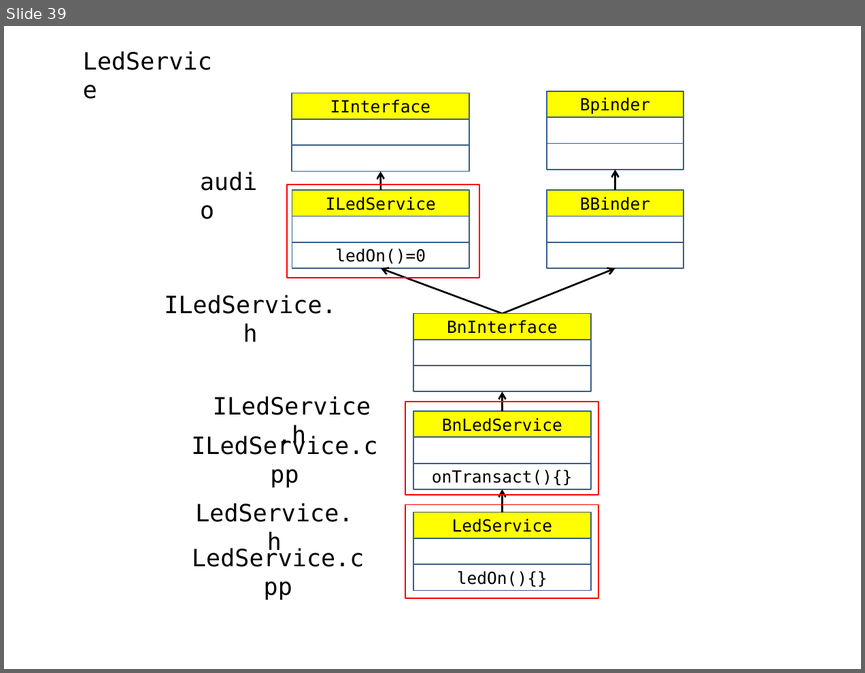
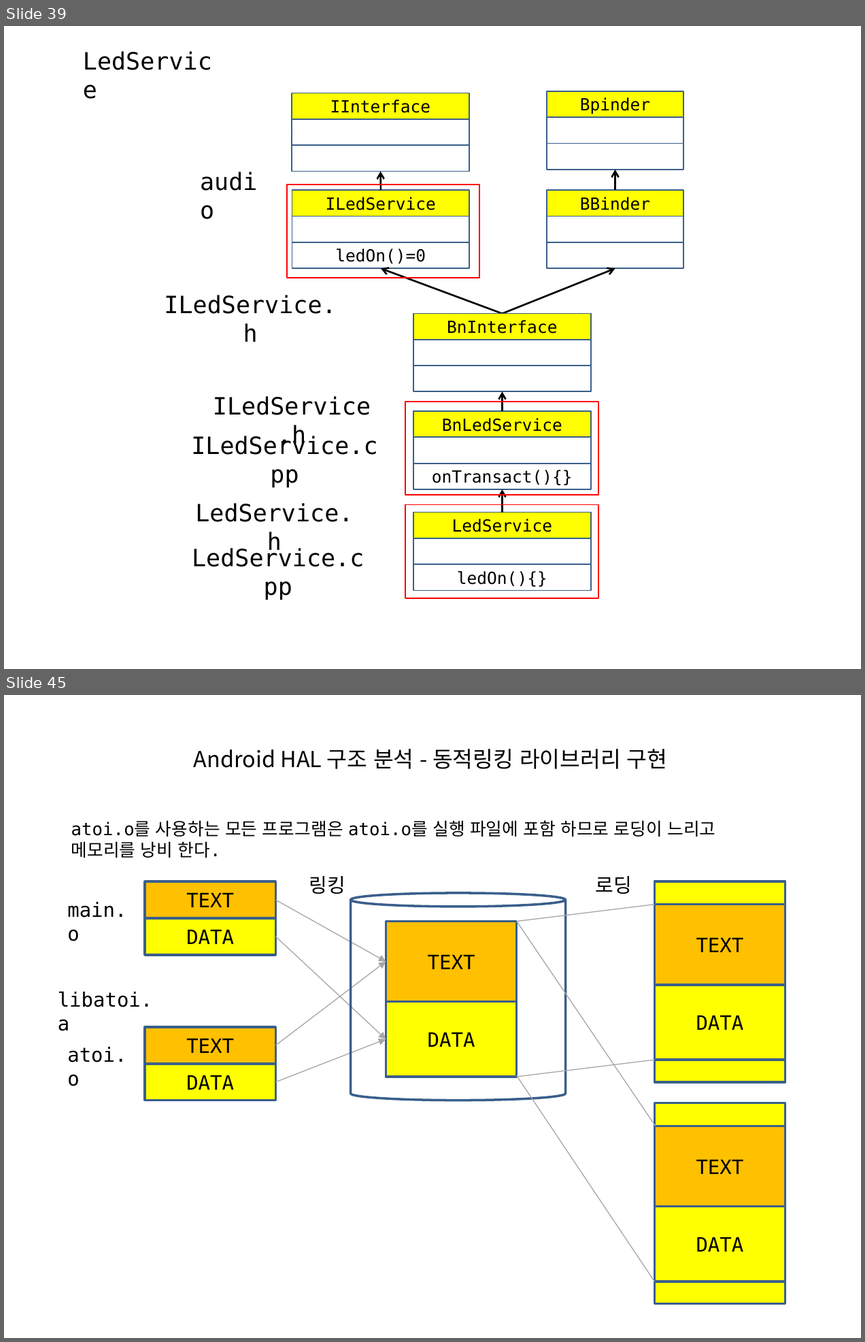
Before and after one commit to imguru-mooc/android-kernel, a slide deck: 05_day.pptx. Shown one above the other, each under a label of ours: slide 39 before the commit, slides 39 and 45 after it; the slides between them are not shown. The pictures are 865x673 and 865x1342 pixels, drawn with LibreOffice and Linux fonts; fonts in the diff are those of the drawing. Boxes give left, top, right and bottom in pixels: in the first picture for what was removed or moved away, otherwise in the second. Text is boxed around its words. In the diff, an @@ line names an element or a change of style, - is before the commit and + after.

```diff
--- a/05_day.pptx
+++ b/05_day.pptx
@@ slide 45 added at <box>4,695,861,1338</box>, background #FFFFFF @@
@@ title added at <box>194,749,668,769</box>, 18.5 pt, text #000000 @@
+Android HAL 구조 분석 - 동적링킹 라이브러리 구현
@@ text added at <box>71,820,715,858</box>, 14.8 pt, text #000000 @@
+atoi.o를 사용하는 모든 프로그램은 atoi.o를 실행 파일에 포함 하므로 로딩이 느리고
+메모리를 낭비 한다.
@@ text added at <box>309,876,345,894</box>, 16.6 pt, text #000000 @@
+링킹
@@ text added at <box>596,876,632,894</box>, 16.6 pt, text #000000 @@
+로딩
@@ rectangle added at <box>145,881,275,918</box>, fill #FFC000, outline #3A5F8C 2 pt, 16.6 pt, text #000000 @@
+TEXT
@@ cylinder added at <box>350,893,565,1100</box>, outline #3A5F8C 2 pt @@
@@ rectangle added at <box>654,881,785,1081</box>, fill #FFFF00, outline #3A5F8C 2 pt @@
@@ text added at <box>67,902,126,941</box>, 16.6 pt, text #000000 @@
+main.o
@@ rectangle added at <box>145,918,275,955</box>, fill #FFFF00, outline #3A5F8C 2 pt, 16.6 pt, text #000000 @@
+DATA
@@ arrow added from (275, 900) to (386, 962), #A6A6A6 0.75 pt @@
@@ line added from (516, 921) to (654, 904), #A6A6A6 0.75 pt @@
@@ rectangle added at <box>654,904,785,985</box>, fill #FFC000, outline #3A5F8C 2 pt, 16.6 pt, text #000000 @@
+TEXT
@@ arrow added from (275, 936) to (386, 1038), #A6A6A6 0.75 pt @@
@@ rectangle added at <box>386,921,517,1002</box>, fill #FFC000, outline #3A5F8C 2 pt, 16.6 pt, text #000000 @@
+TEXT
@@ line added from (516, 921) to (655, 1126), #A6A6A6 0.75 pt @@
@@ arrow added from (275, 1045) to (386, 962), #A6A6A6 0.75 pt @@
@@ text added at <box>58,991,153,1031</box>, 16.6 pt, text #000000 @@
+libatoi.a
@@ rectangle added at <box>654,985,785,1060</box>, fill #FFFF00, outline #3A5F8C 2 pt, 16.6 pt, text #000000 @@
+DATA
@@ rectangle added at <box>386,1002,517,1077</box>, fill #FFFF00, outline #3A5F8C 2 pt, 16.6 pt, text #000000 @@
+DATA
@@ rectangle added at <box>145,1027,275,1064</box>, fill #FFC000, outline #3A5F8C 2 pt, 16.6 pt, text #000000 @@
+TEXT
@@ arrow added from (275, 1081) to (386, 1038), #A6A6A6 0.75 pt @@
@@ text added at <box>67,1047,126,1086</box>, 16.6 pt, text #000000 @@
+atoi.o
@@ line added from (516, 1076) to (654, 1059), #A6A6A6 0.75 pt @@
@@ rectangle added at <box>145,1064,275,1100</box>, fill #FFFF00, outline #3A5F8C 2 pt, 16.6 pt, text #000000 @@
+DATA
@@ line added from (516, 1075) to (654, 1281), #A6A6A6 0.75 pt @@
@@ rectangle added at <box>654,1103,785,1304</box>, fill #FFFF00, outline #3A5F8C 2 pt @@
@@ rectangle added at <box>654,1126,785,1206</box>, fill #FFC000, outline #3A5F8C 2 pt, 16.6 pt, text #000000 @@
+TEXT
@@ rectangle added at <box>654,1206,785,1281</box>, fill #FFFF00, outline #3A5F8C 2 pt, 16.6 pt, text #000000 @@
+DATA
```
Also in this commit, not shown: 26 other slides added, 14 other files.
